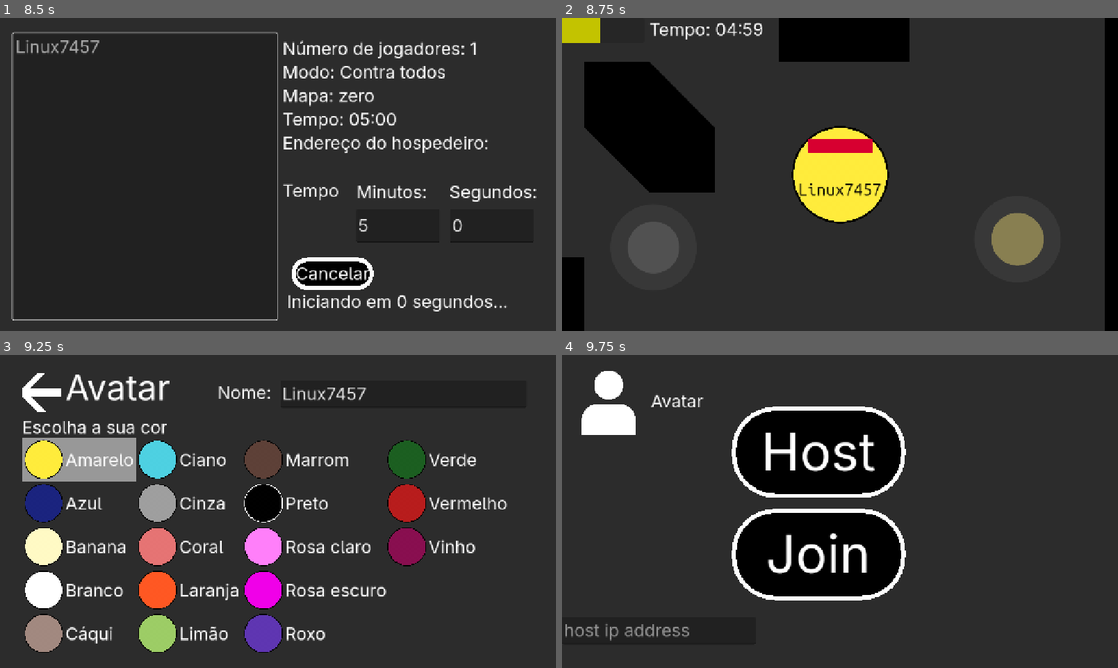
Above: before the commit, frames 1-4 (two rows, left to right).
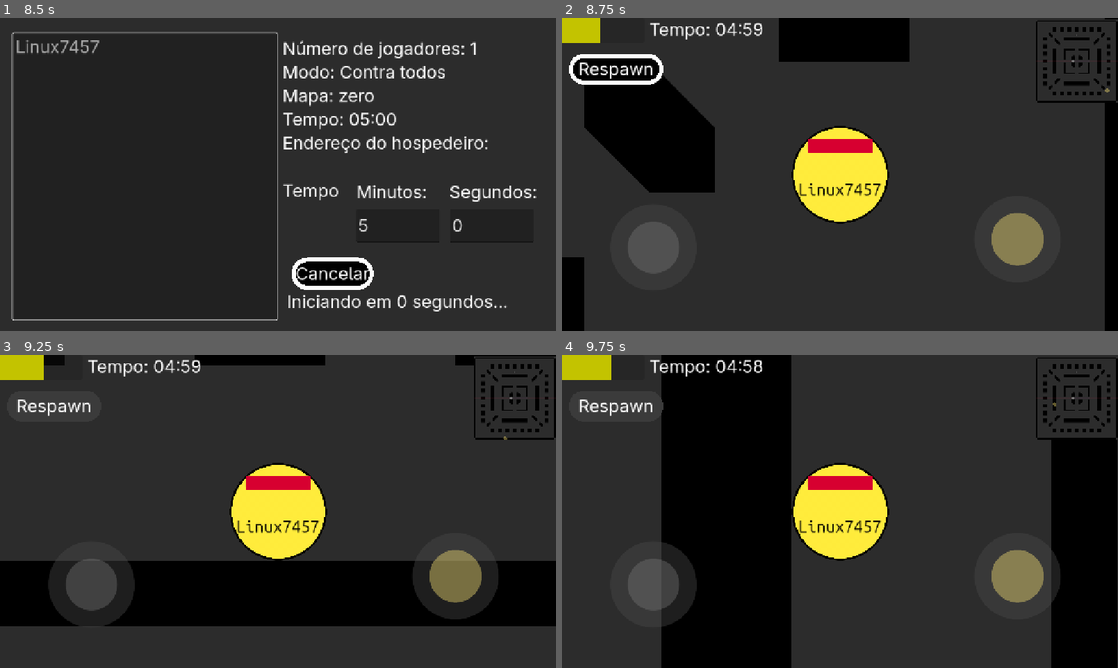
Above: after the commit, the same moments.

Repository: ruanv0/shots_circles
Game: Godot game, scene res://hub.tscn
Two runs of this game, one before a commit and one after it. Both use one fixed random seed, a clock stepped at 60 frames per second and the inputs below.
Inputs (mouse positions are in pixels of both pictures, inside the frame that each line leads up to):
- Up to frame 1 (8.5 s): click (94, 293) at 0.52 s; type "12" at 0.6 s; click "Host" at 1.25 s; click "Iniciar" at 2 s; click "Cancelar" at 2.75 s; click "Iniciar" at 3.5 s; tap Enter at 4.25, 5.75, 7.25 s; move the mouse to (400, 158) at 4.27 s; click (400, 158) at 4.42 s; tap Space at 5, 6.5, 8 s; drag from (166, 190) to (250, 237) at 5.02 s; move the mouse to (333, 105) at 5.77 s; click (333, 105) at 5.92 s; drag from (250, 237) to (111, 127) at 6.52 s; move the mouse to (444, 221) at 7.27 s; click (444, 221) at 7.42 s; drag from (111, 127) to (194, 96) at 8.02 s
- Up to frame 2 (8.75 s): no input
- Up to frame 3 (9.25 s): click (55, 405) at 8.75 s, where only the run after the commit has a clickable "Respawn"
- Up to frame 4 (9.75 s): click (617, 405) at 9.5 s, where only the run after the commit has a clickable "Respawn"

Frame 1 is identical in both runs. In frame 2, 2.2% of the frame differs, in the area x 1-100%, y 0-28%; in frame 3, 39%; in frame 4, 43%, in the area x 0-100%, y 0-100%.
Error in both runs: Out of bounds get index '1' (on base: 'PackedStringArray') (res://hub.gd:19)

Commit message:
2025.07.02.3

Diff:
--- a/avatar.gd
+++ b/avatar.gd
@@ -13,7 +13,7 @@
 var back_pressed = -1
 
 
-func select(num_cor: int):
+func select(num_cor: int) -> void:
 	var y = 720 - 190 - 30 # == 500
 	$select.scale = Vector2(colunas_px[floor(num_cor / 5.0)] + 100,
 							100)
@@ -28,7 +28,7 @@
 
 
 # Called when the node enters the scene tree for the first time.
-func _ready():
+func _ready() -> void:
 	$name_text.text = player_info.user_name
 	for i in get_children():
 		if i.name in ["select", "avatar", "escolha", "back", "name_text", "name"]:
@@ -63,8 +63,8 @@
 	select(player_info.cor)
 
 
-func _input(event):
-	if event is InputEventScreenTouch and not event.pressed:
+func _input(event) -> void:
+	if visible and event is InputEventScreenTouch and not event.pressed:
 		var coluna = -1
 		var x = 50
 		for i in range(0, len(colunas_px)):
@@ -106,6 +106,6 @@
 				back_pressed = event.index
 
 
-func _on_name_text_text_changed(new_text):
+func _on_name_text_text_changed(new_text) -> void:
 	player_info.user_name = new_text
 	player_info.save()
--- a/bala.gd
+++ b/bala.gd
@@ -5,12 +5,12 @@
 var goto = Vector2(0, 0)
 
 
-func _ready():
+func _ready() -> void:
 	scale = Vector2(0.25, 0.25)
 	# self.scale deve ser igual a $"../character".scale ns mapas
 
 
-func usar():
+func usar() -> void:
 	visible = true
 	$CollisionShape2D.disabled = false
 	goto = $"../joystick_atirar".go_to
@@ -26,7 +26,7 @@
 
 
 @rpc("call_local")
-func parar():
+func parar() -> void:
 	$timer.stop()
 	visible = false
 	$CollisionShape2D.set_deferred("disabled", true)
@@ -36,19 +36,20 @@
 		update_data.rpc(visible, global_position)
 
 
-func _physics_process(_delta):
+func _physics_process(_delta) -> void:
 	if is_multiplayer_authority() and not (velocity.x == 0 and velocity.y == 0):
 		update_data.rpc(visible, global_position)
 		move_and_slide()
 
+
 @rpc("call_remote", "unreliable")
-func update_data(visible_: bool, pos: Vector2):
+func update_data(visible_: bool, pos: Vector2) -> void:
 	visible = visible_
 	$CollisionShape2D.disabled = not visible
 	global_position = pos
 
 
-func _on_area_2d_body_entered(body):
+func _on_area_2d_body_entered(body) -> void:
 	if body.name == "TileMap":
 		if rotation >= 0 and rotation <= PI / 2:
 			goto.x *= -1
@@ -62,8 +63,7 @@
 		rotation = - rotation
 
 
-
-func _on_area_2d_2_body_entered(body):
+func _on_area_2d_2_body_entered(body) -> void:
 	if body.name == "TileMap":
 		if rotation >= 0 and rotation <= PI / 2:
 			goto.y *= -1
@@ -77,13 +77,13 @@
 		rotation = - rotation
 
 
-func _on_area_2d_3_body_entered(body):
+func _on_area_2d_3_body_entered(body) -> void:
 	if "player" in body.name and $"..".name != body.name and is_multiplayer_authority() and visible:
 		body.hurt.rpc($"../".name)
 		parar.rpc()
 
 
-func _on_timer_timeout():
+func _on_timer_timeout() -> void:
 	if visible:
 		visible = false
 		$CollisionShape2D.disabled = true
--- a/character.gd
+++ b/character.gd
@@ -6,7 +6,7 @@
 var last_attack = ""
 
 
-func preparar(cor, user_name):
+func preparar(cor, user_name) -> void:
 	var cores_pt = ["amarelo", "azul", "banana",
 					"branco", "caqui", "ciano",
 					"cinza", "coral", "laranja",
@@ -27,30 +27,32 @@
 	$joystick_andar.visible = is_multiplayer_authority()
 	$joystick_atirar.visible = is_multiplayer_authority()
 	$tempo.visible = is_multiplayer_authority()
-
-
-func _enter_tree():
+	$mapa.visible = is_multiplayer_authority()
+	$Button.visible = is_multiplayer_authority()
+
+
+func _enter_tree() -> void:
 	var authority_name = str(name).replace("player", "")
 	set_multiplayer_authority(authority_name.to_int())
 
 
-func _ready():
+func _ready() -> void:
 	preparar(get_meta("cor"), get_meta("user_name"))
 	if is_multiplayer_authority():
 		$camera.make_current()
 
 
-func ajustar_tiro():
+func ajustar_tiro() -> void:
 	var num_bala = balas_usadas.find(false)
 	get_node("bala" + str(num_bala)).usar()
 	balas_usadas[num_bala] = true
 
 
-func desativar_bala(num: String):
+func desativar_bala(num: String) -> void:
 	balas_usadas[int(num)] = false
 
 
-func andar(delta):
+func andar(delta) -> void:
 	var goto = $joystick_andar.go_to
 	var angle = $joystick_atirar.angle
 	var radius = $joystick_atirar.radius
@@ -82,7 +84,7 @@
 
 
 # Called every frame. 'delta' is the elapsed time since the previous frame.
-func _physics_process(delta):
+func _physics_process(delta) -> void:
 	if is_multiplayer_authority():
 		var tempo = floori($"../game_timer".time_left)
 		if $tempo.text != str(tempo):
@@ -99,20 +101,31 @@
 		andar(delta)
 		# Mover com a variável velocity
 		move_and_slide()
-		update_data.rpc(position, $arma.visible, $arma.rotation, $arma.position)
-		print(position)
+		update_data.rpc(global_position, $arma.visible, $arma.rotation, $arma.position)
+		#print(position)
+		#Vector2(-3000, -3300)
+		#Vector2(3600, 3300)
+
+		#Vector2(-98, -98)
+		#Vector2(98, 98)
+
+
+		$mapa/ponto.position.x = (((global_position.x + 3000) / 6600) * 196 - 85) * 2
+		$mapa/ponto.position.y = (((global_position.y + 3300) / 6600) * 196 - 85) * 2
+		#print($mapa/ponto.position)
+
 
 
 @rpc("call_remote", "unreliable")
-func update_data(authority_position: Vector2, arma_visibility: bool, arma_rotation: float, arma_position: Vector2):
-	position = authority_position
+func update_data(authority_position: Vector2, arma_visibility: bool, arma_rotation: float, arma_position: Vector2) -> void:
+	global_position = authority_position
 	$arma.visible = arma_visibility
 	$arma.rotation = arma_rotation
 	$arma.position = arma_position
 
 
 @rpc("call_local", "any_peer")
-func hurt(attacker_name: String):
+func hurt(attacker_name: String) -> void:
 	last_attack = attacker_name
 	$saude.value -= 1
 	$timer1.start()
@@ -142,14 +155,14 @@
 
 
 @rpc("call_local")
-func count_kill(last_attack_: String):
+func count_kill(last_attack_: String) -> void:
 	for i in range(0, len($"../".kills)):
 		if $"../".kills[i][2] == last_attack_:
 			$"../".kills[i][1] += 1
 			break
 
 
-func terminar():
+func terminar() -> void:
 	$collision_shape.set_deferred("disabled", 1)
 	if is_multiplayer_authority():
 		$players_list.visible = 1
@@ -168,9 +181,11 @@
 		$terminando.visible = 1
 		$terminando/finish_timer.start()
 		$tempo.visible = 0
-
-
-func _on_timer_0_timeout():
+		$mapa.visible = false
+		$Button.visible = false
+
+
+func _on_timer_0_timeout() -> void:
 	# O $timer0 é o tempo entre as adições de saúde
 	# O $timer1 é o tempo após um tiro que tardaria as adições de saúde
 	if $timer1.is_stopped() and $saude.value < $saude.max_value:
@@ -179,12 +194,17 @@
 
 
 @rpc("call_local")
-func terminar_():
+func terminar_() -> void:
 	$"..".queue_free()
 	$"../../multiplayer_menu".visible = true
 
 
-func _on_finish_timer_timeout():
+func _on_finish_timer_timeout() -> void:
 	# O host tem id 1
 	if multiplayer.get_unique_id() == 1:
 		terminar_.rpc()
+
+
+func _on_button_pressed() -> void:
+	global_position = $"..".spawn_point()
+	print(global_position)
--- a/character.tscn
+++ b/character.tscn
@@ -10,6 +10,8 @@
 [ext_resource type="FontFile" uid="uid://bmlhr6t0e2ycg" path="res://UbuntuSansMono-VariableFont_wght.ttf" id="8_dlrhy"]
 [ext_resource type="Texture2D" uid="uid://uvbg3crme6gm" path="res://fundo_transparente.png" id="9_a0dv3"]
 [ext_resource type="Theme" uid="uid://04ex0vg6beua" path="res://theme.tres" id="10_jb3kq"]
+[ext_resource type="Texture2D" uid="uid://be4afwtdv4gtb" path="res://Captura de tela 2025-07-02 211928.png" id="11_7tnxx"]
+[ext_resource type="Texture2D" uid="uid://jfd3kvafvbd8" path="res://joystick_atirar.png" id="12_bwfjh"]
 
 [sub_resource type="CircleShape2D" id="CircleShape2D_hidji"]
 radius = 113.004
@@ -66,6 +68,15 @@
 metadata/cor = 0
 metadata/user_name = ""
 
+[node name="Button" type="Button" parent="."]
+visible = false
+offset_left = 15.0
+offset_top = 81.0
+offset_right = 233.0
+offset_bottom = 150.0
+theme = ExtResource("10_jb3kq")
+text = "Respawn"
+
 [node name="circulo" type="Sprite2D" parent="."]
 position = Vector2(640, 360)
 scale = Vector2(0.25, 0.25)
@@ -200,6 +211,17 @@
 wait_time = 5.0
 one_shot = true
 
+[node name="mapa" type="Sprite2D" parent="."]
+visible = false
+position = Vector2(1185, 98)
+scale = Vector2(0.5, 0.5)
+texture = ExtResource("11_7tnxx")
+
+[node name="ponto" type="Sprite2D" parent="mapa"]
+scale = Vector2(0.1, 0.1)
+texture = ExtResource("12_bwfjh")
+
+[connection signal="pressed" from="Button" to="." method="_on_button_pressed"]
 [connection signal="timeout" from="timer0" to="." method="_on_timer_0_timeout"]
 [connection signal="timeout" from="renascer/timer" to="renascer" method="_on_timer_timeout"]
 [connection signal="timeout" from="terminando/finish_timer" to="." method="_on_finish_timer_timeout"]
--- a/hub.gd
+++ b/hub.gd
@@ -6,7 +6,7 @@
 var host = false
 
 
-func _ready():
+func _ready() -> void:
 	$host.position.x = (get_viewport_rect().size.x - 500) / 2
 	$host.position.y = ((get_viewport_rect().size.y - 250) * 0.5) / 2
 	$join.position.x = (get_viewport_rect().size.x - 500) / 2
@@ -19,7 +19,7 @@
 	$host_ip_address.text = ip_address.split(".")[0] + "." + ip_address.split(".")[1] + "." + ip_address.split(".")[2] + "."
 
 
-func _on_host_pressed():
+func _on_host_pressed() -> void:
 	$multiplayer_menu.visible = true
 	host = true
 	$multiplayer_menu.host_game(host)
@@ -31,7 +31,7 @@
 	$your_ip_address.visible = false
 
 
-func _on_join_pressed():
+func _on_join_pressed() -> void:
 	$multiplayer_menu.visible = true
 	$multiplayer_menu.host_game(false)
 	$host.visible = false
@@ -42,8 +42,8 @@
 	$your_ip_address.visible = false
 
 
-func _input(event):
-	if event is InputEventScreenTouch and not event.pressed:
+func _input(event) -> void:
+	if $avatar.visible and event is InputEventScreenTouch and not event.pressed:
 		if event.position.x > 30 and event.position.x < 183.6 + 160 and event.position.y > 0 and event.position.y < 183.6:
 			call_deferred("add_sibling", load("res://avatar.tscn").instantiate())
 			queue_free()
@@ -52,7 +52,7 @@
 			$avatar_label.add_theme_color_override("font_color", Color8(255, 255, 255))
 			$avatar.texture = load("res://avatar_normal.png")
 	elif event is InputEventScreenTouch and event.pressed:
-		if event.position.x > 30 and event.position.x < 183.6 + 160 and event.position.y > 0 and event.position.y < 183.6:
+		if $avatar.visible and event.position.x > 30 and event.position.x < 183.6 + 160 and event.position.y > 0 and event.position.y < 183.6:
 			$avatar_label.add_theme_color_override("font_color", Color8(134, 134, 134))
 			$avatar.texture = load("res://avatar_pressed.png")
 			avatar_pressed = event.index
--- a/joystick_andar.gd
+++ b/joystick_andar.gd
@@ -8,12 +8,12 @@
 var angle = 0
 
 
-func _ready():
+func _ready() -> void:
 	old_position = global_position
 	radius *= scale.x # scale.x e scale.y devem ser iguais
 
 
-func _input(event):
+func _input(event) -> void:
 	if event is InputEventScreenTouch:
 		var distance = event.position.distance_to(old_position)
 		if event.pressed:
@@ -24,7 +24,6 @@
 			$small_circle.position = Vector2(0, 0)
 			go_to = Vector2(0, 0)
 			angle = 0
-
 		first_touch = -1
 		if len(touched) != 0:
 			first_touch = touched[0]
@@ -35,7 +34,7 @@
 			trocar_posicao(old_position - event.position, false)
 
 
-func trocar_posicao(position_: Vector2, so_long: bool):
+func trocar_posicao(position_: Vector2, so_long: bool) -> void:
 	var x
 	var y
 	if position_.x == 0 && position_.y == 0:
--- a/joystick_atirar.gd
+++ b/joystick_atirar.gd
@@ -8,13 +8,13 @@
 var go_to = Vector2(0, 0)
 
 
-func _ready():
+func _ready() -> void:
 	if is_multiplayer_authority():
 		old_position = global_position
 		radius *= scale.x # scale.x e scale.y devem ser iguais
 
 
-func _input(event):
+func _input(event) -> void:
 	if is_multiplayer_authority():
 		if event is InputEventScreenTouch:
 			var distance = event.position.distance_to(old_position)
@@ -32,7 +32,6 @@
 			first_touch = -1
 			if len(touched) != 0:
 				first_touch = touched[0]
-
 		elif event is InputEventScreenDrag && event.index == first_touch:
 			if event.position.distance_to(old_position) > radius:
 				trocar_posicao.rpc(old_position - event.position, true)
@@ -41,7 +40,7 @@
 
 
 @rpc("call_local")
-func trocar_posicao(position_: Vector2, so_long: bool):
+func trocar_posicao(position_: Vector2, so_long: bool) -> void:
 	var x
 	var y
 	if position_.x == 0 && position_.y == 0:
@@ -89,7 +88,7 @@
 
 
 @rpc("call_local")
-func atirar():
+func atirar() -> void:
 	if $balas_bar.value > 0 and $timer2.is_stopped():
 		$"../".ajustar_tiro()
 		$balas_bar.value -= 1
@@ -98,7 +97,7 @@
 		$"../timer1".start()
 
 
-func _on_timer_0_timeout():
+func _on_timer_0_timeout() -> void:
 	# O $timer0 é o tempo entre as recargas das balas
 	# O $timer1 é o tempo após um tiro que tardaria as recargas das balas
 	# Para ser mais justo entre os diferentes dispositivos
--- a/multiplayer_menu.gd
+++ b/multiplayer_menu.gd
@@ -5,10 +5,6 @@
 var peer_colors = []
 var peer_names = []
 var tempo = 300
-
-
-func _ready():
-	pass
 
 
 func host_game(is_host: bool) -> void:
@@ -32,50 +28,51 @@
 		update_information(tempo)
 
 
-func add_player(id: int, color: int, user_name_: String):
+func add_player(id: int, color: int, user_name_: String) -> void:
 	if user_name_ in peer_names:
-		for i in range(0, 33):
-			if user_name_ + str(i) not in peer_names:
-				user_name_ = user_name_ + str(i)
-			break
+		for index in range(0, 33):
+			if user_name_ + str(index) not in peer_names:
+				user_name_ = user_name_ + str(index)
+				break
 	$names_list.add_item(user_name_)
 	connected_peer_ids.append(id)
 	peer_colors.append(color)
 	peer_names.append(user_name_)
 	update_information(tempo)
 
-func players_positions():
+
+func players_positions() -> Array:
 	var players_positions_ = []
-	for i in get_children():
-		if i is CharacterBody2D:
-			players_positions_.append(i.global_position)
+	for child in get_children():
+		if child is CharacterBody2D:
+			players_positions_.append(child.global_position)
 	return players_positions_
 
 
 @rpc
-func add_myself(id: int, tempo_: int):
+func add_myself(id: int, tempo_: int) -> void:
 	tempo = tempo_
 	add_newly_connected_player.rpc(id, player_info.cor, player_info.user_name)
 
 
 @rpc("call_local", "any_peer")
-func add_newly_connected_player(id: int, color: int, user_name_):
+func add_newly_connected_player(id: int, color: int, user_name_) -> void:
 	add_player(id, color, user_name_)
 
 
 @rpc
-func add_previously_connected_players(peer_ids_: Array, colors: Array, names_: Array):
-	for i in range(0, len(peer_ids_)):
-		add_player(peer_ids_[i], colors[i], names_[i])
+func add_previously_connected_players(peer_ids_: Array, colors: Array, names_: Array) -> void:
+	for index in range(0, len(peer_ids_)):
+		add_player(peer_ids_[index], colors[index], names_[index])
 
 
-func _process(_delta):
+func _process(_delta) -> void:
 	if $iniciando.visible:
 		$iniciando.text = "Iniciando em " + str(floori($timer.time_left)) + " segundos..."
 
 
 @rpc("call_local")
-func carregar():
+func carregar() -> void:
 	add_sibling(load("res://zero.tscn").instantiate())
 	$"../zero/game_timer".start(tempo)
 	$iniciando.visible = false
@@ -86,18 +83,18 @@
 
 
 @rpc("call_local")
-func iniciar():
+func iniciar() -> void:
 	$iniciando.visible = true
 	$timer.start()
 
 
 @rpc("call_local")
-func cancelar():
+func cancelar() -> void:
 	$iniciando.visible = false
 	$timer.stop()
 
 
-func time_text():
+func time_text() -> void:
 	var minutes = $tempo_host/minutes_edit.text
 	var seconds = $tempo_host/seconds_edit.text
 	for character in minutes:
@@ -123,14 +120,14 @@
 	update_information.rpc(tempo)
 
 
-func _on_iniciar_pressed():
+func _on_iniciar_pressed() -> void:
 	time_text()
 	iniciar.rpc()
 	$iniciar.visible = false
 	$cancelar.visible = true
 
 
-func _on_cancelar_pressed():
+func _on_cancelar_pressed() -> void:
 	cancelar.rpc()
 	$iniciar.visible = true
 	$cancelar.visible = false
@@ -139,7 +136,7 @@
 @rpc("call_local")
 # É importante uma chamada local para que ao clicar
 # o botão 'Iniciar' todos os jogadores estejam atualizados
-func update_information(time: int):
+func update_information(time: int) -> void:
 	tempo = time
 	if floori(tempo / 60.0) >= 10:
 		if tempo % 60 >= 10:
@@ -153,7 +150,7 @@
 			$informacoes.text = "Número de jogadores: " + str(len(peer_names)) + "\nModo: Contra todos\nMapa: zero\nTempo: 0" + str(floori(tempo / 60.0)) + ":0" + str(tempo % 60) + "\nEndereço do hospedeiro:\n" + $"..".ip_address
 
 
-func _on_timer_timeout():
+func _on_timer_timeout() -> void:
 	carregar()
 
 
--- a/player_info.gd
+++ b/player_info.gd
@@ -7,7 +7,7 @@
 var save_path = "user://save.json"
 
 
-func save():
+func save() -> void:
 	var save_dict = {
 		"language": language,
 		"user_name": user_name,
@@ -18,8 +18,7 @@
 	file.store_line(json_string)
 
 
-
-func load_data():
+func load_data() -> void:
 	var file = FileAccess.open(save_path, FileAccess.READ)
 	while file.get_position() < file.get_length():
 		var json_string = file.get_line()
@@ -31,7 +30,7 @@
 		user_name = node_data["user_name"]
 
 
-func _ready():
+func _ready() -> void:
 	if not FileAccess.file_exists(save_path):
 		var random = RandomNumberGenerator.new().randi_range(0, 9999)
 		language = OS.get_locale_language()
--- a/zero.tscn
+++ b/zero.tscn
@@ -7,14 +7,14 @@
 script/source = "extends Node2D
 
 
-var spawnpoints = [Vector2(-390, 755), Vector2(989, 755), Vector2(1100, -800), Vector2(-500, -800),
-				   Vector2(300, 1400), Vector2(300, -1400), Vector2(-1100, 0), Vector2(1700, 0),
-				   Vector2(2500, 0), Vector2(-1900, 0), Vector2(2850, -2500), Vector2(-2250, -2500),
-				   Vector2(-2250, 2500), Vector2(2850, 2500), Vector2(300, 2100), Vector2(300, -2100),
+var spawnpoints = [Vector2(-390, 755), Vector2(989, 755), Vector2(1100, -800), Vector2(-350, -800),
+				   Vector2(300, 1200), Vector2(300, -1500), Vector2(-1100, 0), Vector2(1700, 50),
+				   Vector2(2500, 0), Vector2(-1900, 50), Vector2(2700, -2500), Vector2(-2200, -2500),
+				   Vector2(-2250, 2500), Vector2(2700, 2500), Vector2(300, 1950), Vector2(300, -1850),
 				   Vector2(2200, -1850), Vector2(-1600, -1850), Vector2(-1600, 1850), Vector2(2200, 1850),
-				   Vector2(3200, -1200), Vector2(3200, 1200), Vector2(1500, 2950), Vector2(-900, 2950),
-				   Vector2(-2600, 1200), Vector2(-2600, -1200), Vector2(-900, -2950), Vector2(1500, -2950),
-				   Vector2(1500, -1200), Vector2(-900, -1200), Vector2(-900, 1200), Vector2(1500, 1200)]
+				   Vector2(2700, -1200), Vector2(3200, 1200), Vector2(1500, 2700), Vector2(-900, 2700),
+				   Vector2(-2600, 1200), Vector2(-2600, -1200), Vector2(-900, -3150), Vector2(1500, -3150),
+				   Vector2(1750, -1200), Vector2(-900, -1200), Vector2(-900, 1150), Vector2(1500, 1200)]
 var spawnpoints_used = [false, false, false, false,
 						false, false, false, false,
 						false, false, false, false,
@@ -31,7 +31,7 @@
 var kills = []
 
 
-func spawn_point():
+func spawn_point() -> Vector2:
 	var not_used_spawn_indexes = []
 	for point_index in range(0, len(spawnpoints_used), 1):
 		if spawnpoints_used[point_index] == false:
@@ -42,183 +42,183 @@
 	return spawnpoints[spawn_index]
 
 
-func _ready():
+func _ready() -> void:
 	host = $\"..\".host
 	$\"../multiplayer_menu\".visible = 0
 	connected_peer_ids = $\"../multiplayer_menu\".connected_peer_ids
 	peer_colors = $\"../multiplayer_menu\".peer_colors
 	peer_names = $\"../multiplayer_menu\".peer_names
 	if host:
-		for i in range(0, len(connected_peer_ids)):
-			add_player.rpc(connected_peer_ids[i], spawn_point(),
-						   peer_colors[i], peer_names[i])
+		for index in range(0, len(connected_peer_ids)):
+			add_player.rpc(connected_peer_ids[index], spawn_point(),
+						   peer_colors[index], peer_names[index])
 
 
 @rpc(\"call_local\")
-func add_player(id: int, position_: Vector2, color: int, user_name_: String):
+func add_player(id: int, position_: Vector2, color: int, user_name_: String) -> void:
 	var player = player_scene.instantiate()
 	player.name = \"player\" + str(id)
 	player.set_meta(\"cor\", color)
 	player.set_meta(\"user_name\", user_name_)
 	kills.append([user_name_, 0, \"player\" + str(id)])
 	add_child(player)
-	get_node(\"player\" + str(id)).position = position_
-
-
-func players_positions():
+	get_node(\"player\" + str(id)).global_position = position_
+
+
+func players_positions() -> Array:
 	var players_positions_ = []
-	for i in get_children():
-		if i is CharacterBody2D:
-			players_positions_.append(i.position)
+	for child in get_children():
+		if child is CharacterBody2D:
+			players_positions_.append(child.position)
 	return players_positions_
 
 
-func sort_kills():
+func sort_kills() -> void:
 	for i in range(len(kills)):
 		for j in range(0, len(kills)-i-1):
 			if kills[j][1] < kills[j+1][1]:
 				var a = kills[j]
 				kills[j] = kills[j+1]
 				kills[j+1] = a
-	print(kills)
-
-
-func _on_timer_0_timeout():
+	#print(kills)
+
+
+func _on_timer_0_timeout() -> void:
 	spawnpoints_used[0] = false
 
 
-func _on_timer_1_timeout():
+func _on_timer_1_timeout() -> void:
 	spawnpoints_used[1] = false
 
 
-func _on_timer_2_timeout():
+func _on_timer_2_timeout() -> void:
 	spawnpoints_used[2] = false
 
 
-func _on_timer_3_timeout():
+func _on_timer_3_timeout() -> void:
 	spawnpoints_used[3] = false
 
 
-func _on_timer_4_timeout():
+func _on_timer_4_timeout() -> void:
 	spawnpoints_used[4] = false
 
 
-func _on_timer_5_timeout():
+func _on_timer_5_timeout() -> void:
 	spawnpoints_used[5] = false
 
 
-func _on_timer_6_timeout():
+func _on_timer_6_timeout() -> void:
 	spawnpoints_used[6] = false
 
 
-func _on_timer_7_timeout():
+func _on_timer_7_timeout() -> void:
 	spawnpoints_used[7] = false
 
 
-func _on_timer_8_timeout():
+func _on_timer_8_timeout() -> void:
 	spawnpoints_used[8] = false
 
 
-func _on_timer_9_timeout():
+func _on_timer_9_timeout() -> void:
 	spawnpoints_used[9] = false
 
 
-func _on_timer_10_timeout():
+func _on_timer_10_timeout() -> void:
 	spawnpoints_used[10] = false
 
 
-func _on_timer_11_timeout():
+func _on_timer_11_timeout() -> void:
 	spawnpoints_used[11] = false
 
 
-func _on_timer_12_timeout():
+func _on_timer_12_timeout() -> void:
 	spawnpoints_used[12] = false
 
 
-func _on_timer_13_timeout():
+func _on_timer_13_timeout() -> void:
 	spawnpoints_used[13] = false
 
 
-func _on_timer_14_timeout():
+func _on_timer_14_timeout() -> void:
 	spawnpoints_used[14] = false
 
 
-func _on_timer_15_timeout():
+func _on_timer_15_timeout() -> void:
 	spawnpoints_used[15] = false
 
 
-func _on_timer_16_timeout():
+func _on_timer_16_timeout() -> void:
 	spawnpoints_used[16] = false
 
 
-func _on_timer_17_timeout():
+func _on_timer_17_timeout() -> void:
 	spawnpoints_used[17] = false
 
 
-func _on_timer_18_timeout():
+func _on_timer_18_timeout() -> void:
 	spawnpoints_used[18] = false
 
 
-func _on_timer_19_timeout():
+func _on_timer_19_timeout() -> void:
 	spawnpoints_used[19] = false
 
 
-func _on_timer_20_timeout():
+func _on_timer_20_timeout() -> void:
 	spawnpoints_used[20] = false
 
 
-func _on_timer_21_timeout():
+func _on_timer_21_timeout() -> void:
 	spawnpoints_used[21] = false
 
 
-func _on_timer_22_timeout():
+func _on_timer_22_timeout() -> void:
 	spawnpoints_used[22] = false
 
 
-func _on_timer_23_timeout():
+func _on_timer_23_timeout() -> void:
 	spawnpoints_used[23] = false
 
 
-func _on_timer_24_timeout():
+func _on_timer_24_timeout() -> void:
 	spawnpoints_used[24] = false
 
 
-func _on_timer_25_timeout():
+func _on_timer_25_timeout() -> void:
 	spawnpoints_used[25] = false
 
 
-func _on_timer_26_timeout():
+func _on_timer_26_timeout() -> void:
 	spawnpoints_used[26] = false
 
 
-func _on_timer_27_timeout():
+func _on_timer_27_timeout() -> void:
 	spawnpoints_used[27] = false
 
 
-func _on_timer_28_timeout():
+func _on_timer_28_timeout() -> void:
 	spawnpoints_used[28] = false
 
 
-func _on_timer_29_timeout():
+func _on_timer_29_timeout() -> void:
 	spawnpoints_used[29] = false
 
 
-func _on_timer_30_timeout():
+func _on_timer_30_timeout() -> void:
 	spawnpoints_used[30] = false
 
 
-func _on_timer_31_timeout():
+func _on_timer_31_timeout() -> void:
 	spawnpoints_used[31] = false
 
 
 @rpc(\"call_local\", \"any_peer\")
-func finish_game():
-	for i in get_children():
-		if i is CharacterBody2D:
-			i.terminar()
-
-
-func _on_game_timer_timeout():
+func finish_game() -> void:
+	for child in get_children():
+		if child is CharacterBody2D:
+			child.terminar()
+
+
+func _on_game_timer_timeout() -> void:
 	finish_game.rpc()
 "
 
@@ -384,6 +384,9 @@
 [node name="game_timer" type="Timer" parent="."]
 wait_time = 360.0
 one_shot = true
+
+[node name="Node2D" type="Node2D" parent="."]
+position = Vector2(3600, -3000)
 
 [connection signal="timeout" from="spawnpoints/timer0" to="." method="_on_timer_0_timeout"]
 [connection signal="timeout" from="spawnpoints/timer1" to="." method="_on_timer_1_timeout"]
Binary file added: Captura de tela 2025-07-02 211928.png
Not shown, added: Captura de tela 2025-07-02 211928.png.import
Not shown: 1 places in character.tscn that only renumber resources
